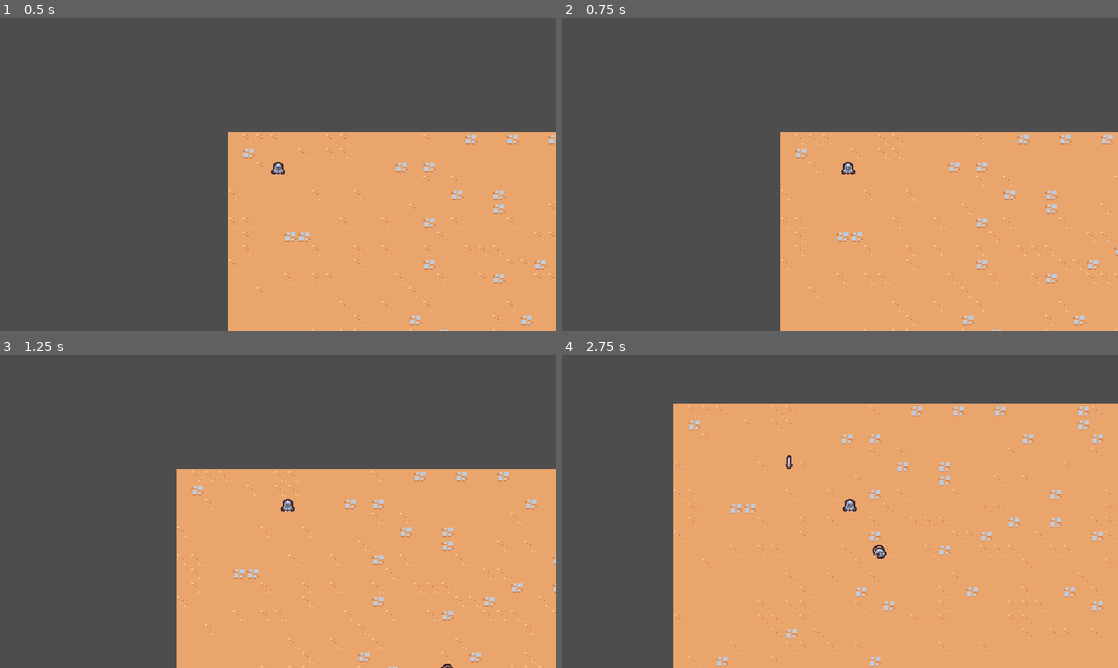
Above: before the commit, frames 1-4 (two rows, left to right).
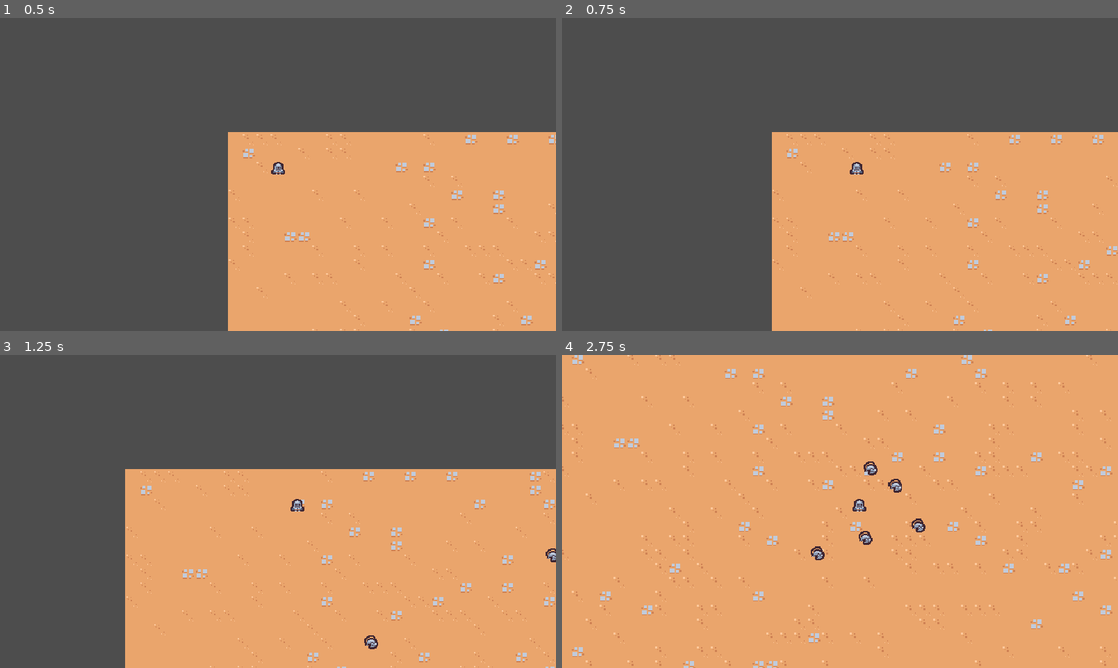
Above: after the commit, the same moments.

Repository: EricksonSiqueira/2DSurvivorsCourse
Game: Godot game, scene res://scenes/main/main.tscn
The game is run twice, just before and just after one commit, with the same random seed, the same clock (stepped at 60 frames per second) and the same inputs.
Inputs:
- Up to frame 1 (0.5 s): no input
- Up to frame 2 (0.75 s): hold D (move_right) from 0.53 s (still down)
- Up to frame 3 (1.25 s): keep holding D (move_right)
- Up to frame 4 (2.75 s): release D (move_right) at 1.28 s; hold S (move_down) 1.28-2.03 s; hold D (move_right) from 2.03 s (still down)

Frame 1 is identical in both runs. In frame 2, 3.0% of the frame differs, in the area x 37-100%, y 36-100%; in frame 3, 8.5%; in frame 4, 37%, in the area x 0-100%, y 0-100%.

Commit message:
feat: create atack with animation

Diff:
--- a/project.godot
+++ b/project.godot
@@ -51,6 +51,11 @@
 ]
 }
 
+[layer_names]
+
+2d_physics/layer_1="Terrain"
+2d_physics/layer_2="Player"
+
 [rendering]
 
 textures/canvas_textures/default_texture_filter=0
--- a/scenes/ability/sword_ability/sword_ability.tscn
+++ b/scenes/ability/sword_ability/sword_ability.tscn
@@ -1,8 +1,126 @@
-[gd_scene load_steps=2 format=3 uid="uid://7a7hcdn7rltn"]
+[gd_scene load_steps=6 format=3 uid="uid://7a7hcdn7rltn"]
 
 [ext_resource type="Texture2D" uid="uid://bjkgupi4j0lsl" path="res://scenes/ability/sword_ability/sword.png" id="1_slxj4"]
 
+[sub_resource type="RectangleShape2D" id="RectangleShape2D_eb2mk"]
+size = Vector2(30, 30)
+
+[sub_resource type="Animation" id="Animation_eil1v"]
+resource_name = "swing"
+length = 0.75
+step = 0.05
+tracks/0/type = "value"
+tracks/0/imported = false
+tracks/0/enabled = true
+tracks/0/path = NodePath("Sprite2D:rotation")
+tracks/0/interp = 2
+tracks/0/loop_wrap = true
+tracks/0/keys = {
+"times": PackedFloat32Array(0, 0.2, 0.4, 0.75),
+"transitions": PackedFloat32Array(1, 1, 1, 1.68179),
+"update": 0,
+"values": [0.0, -0.174533, 3.14159, 0.0]
+}
+tracks/1/type = "value"
+tracks/1/imported = false
+tracks/1/enabled = true
+tracks/1/path = NodePath("Sprite2D:scale")
+tracks/1/interp = 1
+tracks/1/loop_wrap = true
+tracks/1/keys = {
+"times": PackedFloat32Array(0, 0.1, 0.2, 0.4, 0.5, 0.75),
+"transitions": PackedFloat32Array(1, 1, 1, 1, 5.65685, 1),
+"update": 0,
+"values": [Vector2(0, 0), Vector2(1.25, 1.25), Vector2(1, 1), Vector2(2, 2), Vector2(1, 1), Vector2(0, 0)]
+}
+tracks/2/type = "method"
+tracks/2/imported = false
+tracks/2/enabled = true
+tracks/2/path = NodePath(".")
+tracks/2/interp = 1
+tracks/2/loop_wrap = true
+tracks/2/keys = {
+"times": PackedFloat32Array(0.75),
+"transitions": PackedFloat32Array(1),
+"values": [{
+"args": [],
+"method": &"queue_free"
+}]
+}
+tracks/3/type = "value"
+tracks/3/imported = false
+tracks/3/enabled = true
+tracks/3/path = NodePath("Area2D/CollisionShape2D:disabled")
+tracks/3/interp = 1
+tracks/3/loop_wrap = true
+tracks/3/keys = {
+"times": PackedFloat32Array(0, 0.2, 0.4),
+"transitions": PackedFloat32Array(1, 1, 1),
+"update": 1,
+"values": [true, false, true]
+}
+
+[sub_resource type="Animation" id="Animation_byrfo"]
+length = 0.001
+tracks/0/type = "value"
+tracks/0/imported = false
+tracks/0/enabled = true
+tracks/0/path = NodePath("Sprite2D:rotation")
+tracks/0/interp = 1
+tracks/0/loop_wrap = true
+tracks/0/keys = {
+"times": PackedFloat32Array(0),
+"transitions": PackedFloat32Array(1),
+"update": 0,
+"values": [0.00341739]
+}
+tracks/1/type = "value"
+tracks/1/imported = false
+tracks/1/enabled = true
+tracks/1/path = NodePath("Sprite2D:scale")
+tracks/1/interp = 1
+tracks/1/loop_wrap = true
+tracks/1/keys = {
+"times": PackedFloat32Array(0),
+"transitions": PackedFloat32Array(1),
+"update": 0,
+"values": [Vector2(1, 1)]
+}
+tracks/2/type = "value"
+tracks/2/imported = false
+tracks/2/enabled = true
+tracks/2/path = NodePath("Area2D/CollisionShape2D:disabled")
+tracks/2/interp = 1
+tracks/2/loop_wrap = true
+tracks/2/keys = {
+"times": PackedFloat32Array(0),
+"transitions": PackedFloat32Array(1),
+"update": 1,
+"values": [true]
+}
+
+[sub_resource type="AnimationLibrary" id="AnimationLibrary_a6eh6"]
+_data = {
+"RESET": SubResource("Animation_byrfo"),
+"swing": SubResource("Animation_eil1v")
+}
+
 [node name="SwordAbility" type="Node2D"]
+
+[node name="Area2D" type="Area2D" parent="."]
+collision_layer = 4
+collision_mask = 0
+
+[node name="CollisionShape2D" type="CollisionShape2D" parent="Area2D"]
+position = Vector2(15, 0)
+shape = SubResource("RectangleShape2D_eb2mk")
+disabled = true
+
+[node name="AnimationPlayer" type="AnimationPlayer" parent="."]
+libraries = {
+"": SubResource("AnimationLibrary_a6eh6")
+}
+autoplay = "swing"
 
 [node name="Sprite2D" type="Sprite2D" parent="."]
 rotation = 0.00341739
--- a/scenes/ability/sword_ability_controller/sword_ability_controller.gd
+++ b/scenes/ability/sword_ability_controller/sword_ability_controller.gd
@@ -1,4 +1,6 @@
 extends Node
+
+const MAX_RANGE = 150
 
 @export var sword_ability: PackedScene
 
@@ -13,6 +15,26 @@
 	if (player == null):
 		return
 
+	var enemies = get_tree().get_nodes_in_group("enemy")
+	enemies = enemies.filter(func(enemy: Node2D):
+		return enemy.global_position.distance_squared_to(player.global_position) <= pow(MAX_RANGE, 2)
+	)
+	if (enemies.size() == 0):
+		return
+
+	enemies.sort_custom(func(a: Node2D, b: Node2D):
+		var a_distance = a.global_position.distance_squared_to(player.global_position)
+		var b_distance = b.global_position.distance_squared_to(player.global_position)
+
+		return a_distance < b_distance
+	)
+
 	var sword_instance = sword_ability.instantiate() as Node2D
 	player.get_parent().add_child(sword_instance)
-	sword_instance.global_position = player.global_position
+	#Coloca a espada para nascer em cima do inimigo
+	sword_instance.global_position = enemies[0].global_position
+	#Adiciona 4px de distancia entre o inimigo e a espada aleatoriamente num raio de 360graus
+	sword_instance.global_position += Vector2.RIGHT.rotated(randf_range(0, TAU)) * 4
+
+	var enemy_direction = enemies[0].global_position - sword_instance.global_position
+	sword_instance.rotation = enemy_direction.angle()
--- a/scenes/basic_enemy/basic_enemy.gd
+++ b/scenes/basic_enemy/basic_enemy.gd
@@ -1,10 +1,10 @@
 extends CharacterBody2D
 
-const MAX_SPEED = 65
+const MAX_SPEED = 100
 
 # Called when the node enters the scene tree for the first time.
 func _ready():
-	pass # Replace with function body.
+	$Area2D.area_entered.connect(on_area_entered)
 
 
 # Called every frame. 'delta' is the elapsed time since the previous frame.
@@ -21,3 +21,6 @@
 		return (player_node.global_position - global_position).normalized()
 
 	return Vector2.ZERO
+
+func on_area_entered(area: Area2D):
+	queue_free()
--- a/scenes/basic_enemy/basic_enemy.tscn
+++ b/scenes/basic_enemy/basic_enemy.tscn
@@ -1,14 +1,25 @@
-[gd_scene load_steps=4 format=3 uid="uid://dy80dhfmp15mr"]
+[gd_scene load_steps=5 format=3 uid="uid://dy80dhfmp15mr"]
 
 [ext_resource type="Script" path="res://scenes/basic_enemy/basic_enemy.gd" id="1_ifm7p"]
 [ext_resource type="Texture2D" uid="uid://dxdduqbducyyn" path="res://scenes/basic_enemy/basic_enemy.png" id="2_usfvk"]
 
+[sub_resource type="CircleShape2D" id="CircleShape2D_ygim6"]
+radius = 12.0
+
 [sub_resource type="CircleShape2D" id="CircleShape2D_uqmhv"]
 radius = 6.0
 
-[node name="BasicEnemy" type="CharacterBody2D"]
+[node name="BasicEnemy" type="CharacterBody2D" groups=["enemy"]]
 collision_layer = 0
 script = ExtResource("1_ifm7p")
+
+[node name="Area2D" type="Area2D" parent="."]
+collision_layer = 0
+collision_mask = 4
+
+[node name="CollisionShape2D" type="CollisionShape2D" parent="Area2D"]
+position = Vector2(0, -5)
+shape = SubResource("CircleShape2D_ygim6")
 
 [node name="Sprite2D" type="Sprite2D" parent="."]
 texture = ExtResource("2_usfvk")
--- a/scenes/main/main.tscn
+++ b/scenes/main/main.tscn
@@ -19,3 +19,18 @@
 
 [node name="BasicEnemy" parent="." instance=ExtResource("4_l6yuy")]
 position = Vector2(375, 287)
+
+[node name="BasicEnemy2" parent="." instance=ExtResource("4_l6yuy")]
+position = Vector2(414, 486)
+
+[node name="BasicEnemy3" parent="." instance=ExtResource("4_l6yuy")]
+position = Vector2(576, 392)
+
+[node name="BasicEnemy4" parent="." instance=ExtResource("4_l6yuy")]
+position = Vector2(673, 310)
+
+[node name="BasicEnemy5" parent="." instance=ExtResource("4_l6yuy")]
+position = Vector2(656, 192)
+
+[node name="BasicEnemy6" parent="." instance=ExtResource("4_l6yuy")]
+position = Vector2(616, 120)
--- a/scenes/player/player.gd
+++ b/scenes/player/player.gd
@@ -1,6 +1,6 @@
 extends CharacterBody2D
 
-const MAX_SPEED = 100
+const MAX_SPEED = 200
 
 
 # Called when the node enters the scene tree for the first time.
